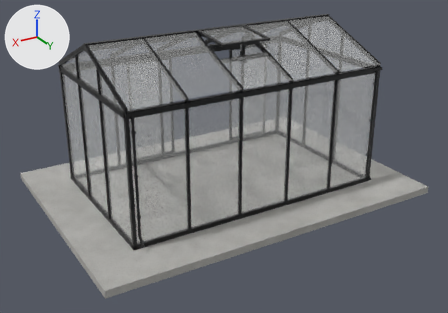
An edit to the glTF model models/scandiglas/sg-rect-7-9-12-7.glb, drawn before and after from the same camera.
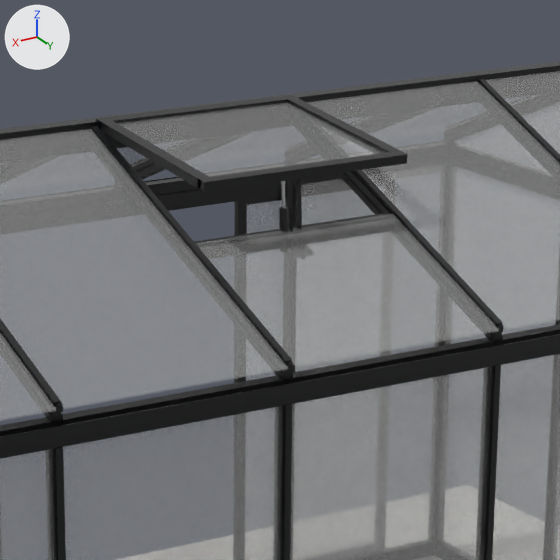
Each version is shown whole from a 50 mm camera at (4.38, 9.25, 4.09) aimed at (0.09, 2.1, 0.51), then close up on the part from 39% to 68% of the width and 0% to 43% of the height. Every picture has the same lights, and +X, +Y and +Z are marked at upper left. The older version's two pictures come first. Vertices at exactly the same position are counted once.

Script lines for the objects in view, before the commit:
```python
me_scandiglas = bpy.data.meshes.new('scandiglas')
me_scandiglas.from_pydata(...)  # 5337 vertices, 10118 faces; spans x -2.56..2.56, y 0.0..3.64, z -0.1..2.35
# faces by material slot: [56, 8314, 320, 944, 484]
me_scandiglas.materials.append(mat_concrete)  # picture img_concrete
me_scandiglas.materials.append(mat_powder)
me_scandiglas.materials.append(mat_steel)  # light grey #ceced0
me_scandiglas.materials.append(mat_glass)  # white #fdfefd
me_scandiglas.materials.append(mat_glass_roof)  # white #f3f5f3
ob_scandiglas_rect_7_9_12_7 = bpy.data.objects.new('scandiglas-rect-7-9-12-7', me_scandiglas)
ob_scandiglas_rect_7_9_12_7.location = (0.0, 0.0, 0.0)
```
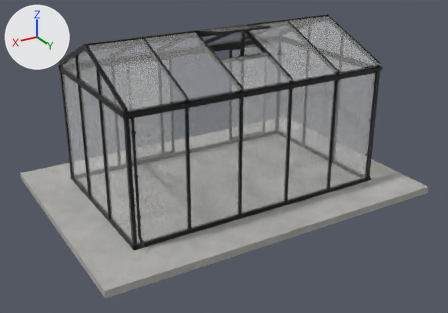
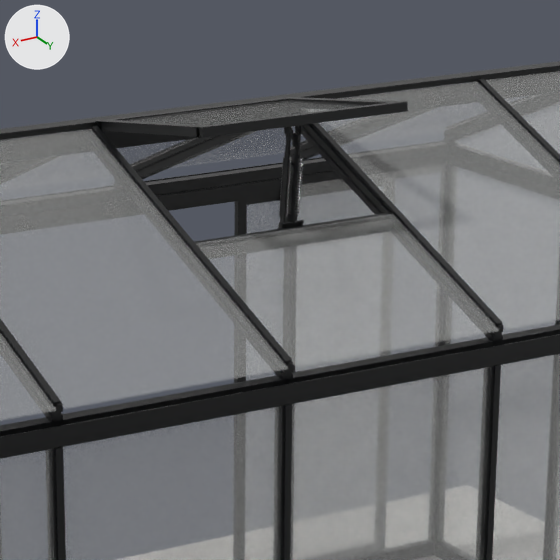
The change, as a list of edits to the scene's bpy script:
```text
Change me_scandiglas:
    remove me_scandiglas.from_pydata(...)  # 5337 vertices, 10118 faces; spans x -2.56..2.56, y 0.0..3.64, z -0.1..2.35
    add me_scandiglas.from_pydata(...)  # 13132 vertices, 25736 faces; spans x -2.56..2.56, y 0.0..3.64, z -0.1..2.44
    me_scandiglas part 1: the loose piece of 131 vertices spanning x 0.03..0.05, y 2.44..2.48, z 2.0..2.22 is turned -9.2 degrees about the x axis through its middle and scaled by 1.32, then moved by (-0.04, -0.05, 0.13)
    me_scandiglas part 2: the loose piece of 48 vertices spanning x -0.37..0.37, y 2.49..2.53, z 2.25..2.28 is moved by (0.0, 0.0, 0.16)
    me_scandiglas part 3: the loose piece of 48 vertices spanning x -0.37..-0.33, y 1.86..2.51, z 2.25..2.34 is copied, and the copy is turned 14.5 degrees about the x axis through its middle and scaled by 0.992, then moved by (0.0, 0.0, 0.08); it spans x -0.37..-0.33, y 1.86..2.5, z 2.31..2.44
    me_scandiglas part 4: the loose piece of 48 vertices spanning x 0.33..0.37, y 1.86..2.51, z 2.25..2.34 is copied, and the copy is turned 14.5 degrees about the x axis through its middle and scaled by 0.992, then moved by (0.0, 0.0, 0.08); it spans x 0.33..0.37, y 1.86..2.5, z 2.31..2.44
    me_scandiglas part 5: the loose piece of 24 vertices spanning x -0.05..0.05, y 2.44..2.5, z 1.99..2.01 is scaled about its middle by (0.889, -0.546, 3.11), then moved by (0.0, -0.04, 0.05)
    me_scandiglas part 6: the loose piece of 24 vertices spanning x -0.33..0.33, y 1.88..2.49, z 2.26..2.33 is multiplied about its middle by the matrix ((0.0, -0.005, -0.047), (0.047, 0.006, -0.001), (0.006, -0.046, 0.005)), then moved by (-0.02, 0.26, 0.08), in mat_powder
    me_scandiglas part 7: the loose piece of 24 vertices spanning x 0.01..0.02, y 2.43..2.47, z 2.22..2.25 is copied, and the copy is moved by (0.0, -0.01, 0.14); it spans x 0.02, y 2.42..2.46, z 2.36..2.39
    me_scandiglas part 8: the loose piece of 24 vertices spanning x -0.02..-0.01, y 2.44..2.47, z 1.97..2.22 is turned -9.2 degrees about the x axis through its middle and scaled by 1.24, then moved by (0.0, -0.03, 0.12)
    me_scandiglas part 9: the loose piece of 24 vertices spanning x 0.01..0.02, y 2.44..2.47, z 1.97..2.22 is turned -9.2 degrees about the x axis through its middle and scaled by 1.24, then moved by (0.0, -0.03, 0.12)
    me_scandiglas part 10: the loose piece of 24 vertices spanning x -0.02..-0.01, y 2.44..2.47, z 1.97..2.22 is copied, and the copy is turned -9.2 degrees about the x axis through its middle and scaled by 1.04, then moved by (0.02, 0.0, 0.12); it spans x 0.0, y 2.43..2.48, z 2.09..2.35
    me_scandiglas part 11: the loose piece of 24 vertices spanning x 0.02..0.03, y 2.45..2.49, z 1.97..2.0 is copied, and the copy is turned 16.1 degrees about the x axis through its middle and scaled by 1.23, then moved by (-0.02, -0.04, 0.1); it spans x 0.0, y 2.41..2.45, z 2.07..2.11
    me_scandiglas part 12: the loose piece of 24 vertices spanning x 0.01..0.02, y 2.43..2.47, z 2.22..2.25 is copied, and the copy is moved by (-0.02, 0.01, 0.11); it spans x 0.0, y 2.44..2.47, z 2.33..2.37
    me_scandiglas part 13: the loose piece of 50 vertices spanning x 0.02..0.04, y 2.47..2.48, z 2.0..2.01 is copied, and the copy is multiplied about its middle by the matrix ((0.5, 0.0, 0.0), (0.0, 1.18, 1.581), (0.0, 6.703, 16.606)), then moved by (-0.03, 0.0, 0.2); it spans x 0.0, y 2.47..2.49, z 2.12..2.3
    me_scandiglas part 14: 24 vertices moved within x -0.37..0.37, y 1.86..2.47, z 2.24..2.34; 156 vertices removed from x -0.37..0.37, y 1.84..2.51, z 2.22..2.35; 7437 vertices added at x -0.37..0.37, y 1.84..2.5, z 2.11..2.42
    other edits to the shape of me_scandiglas do not show in these pictures
```

Pixel boxes (x1, y1, x2, y2) of what changed, in the close-ups (560 x 560 px; the box of a moved part takes in the faces that stretch with it):
part 1 of me_scandiglas, moved or reshaped: before (279, 181, 289, 232); after (279, 156, 292, 217)
part 2 of me_scandiglas, moved or reshaped: before (197, 151, 408, 192); after (196, 101, 408, 138)
part 3 of me_scandiglas, added: after (285, 97, 398, 105)
part 4 of me_scandiglas, added: after (99, 120, 207, 137)
part 5 of me_scandiglas, moved or reshaped (not visible before): after (280, 220, 304, 229)
part 6 of me_scandiglas, moved or reshaped: before (117, 102, 384, 177); after (295, 125, 303, 134)
part 7 of me_scandiglas, added: after (284, 126, 292, 135)
part 8 of me_scandiglas, moved or reshaped: before (296, 179, 302, 229); after (290, 131, 301, 213)
part 9 of me_scandiglas, moved or reshaped: before (287, 180, 293, 230); after (280, 135, 291, 223)
part 10 of me_scandiglas, added: after (291, 142, 301, 222)
part 11 of me_scandiglas, added: after (287, 212, 293, 227)
part 12 of me_scandiglas, added: after (292, 133, 300, 148)
part 13 of me_scandiglas, added: after (296, 159, 302, 215)
part 14 of me_scandiglas, reshaped: before (96, 95, 400, 190); after (96, 97, 366, 216)
